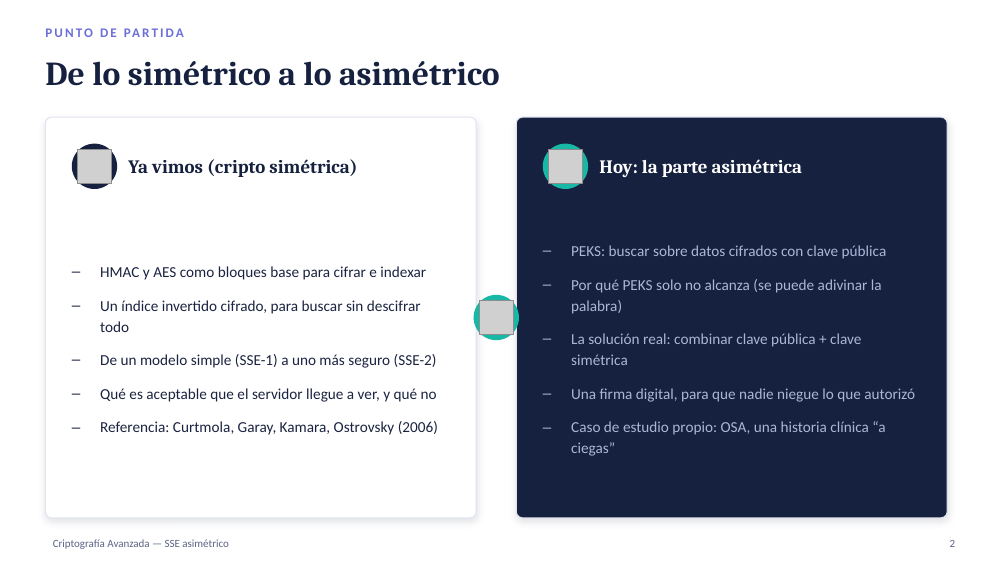
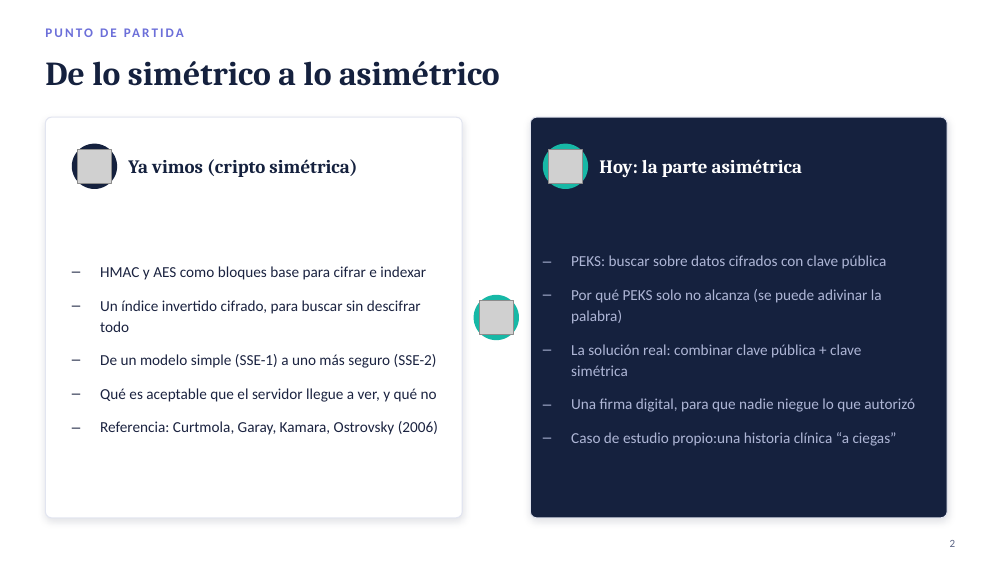
Before and after one commit to hernan2292/resumenes-maestria-en-ciberdefensa, a slide deck: slide 2 of Criptografia Avanzada/sse_cifrado_asimetrico.pptx. Drawn at 1008x567 pixels with LibreOffice and Linux fonts; fonts in the diff are those of the drawing; grey boxes stand for pictures. Boxes give left, top, right and bottom in pixels: in the first picture for what was removed or moved away, otherwise in the second. Text is boxed around its words. In the diff, an @@ line names an element or a change of style, - is before the commit and + after.

```diff
--- a/Criptografia Avanzada/sse_cifrado_asimetrico.pptx
+++ b/Criptografia Avanzada/sse_cifrado_asimetrico.pptx
@@ rounded rectangle resized from (x1=45, y1=117, x2=476, y2=518) to (x1=45, y1=117, x2=462, y2=518) @@
@@ rounded rectangle resized from (x1=516, y1=117, x2=948, y2=518) to (x1=530, y1=117, x2=948, y2=518) @@
@@ text at (x1=571, y1=432, x2=897, y2=446): text changed @@
-– Caso de estudio propio: OSA, una historia clínica “a ciegas”
+– Caso de estudio propio:una historia clínica “a ciegas”
@@ text removed at (x1=53, y1=539, x2=229, y2=549) @@
-Criptografía Avanzada — SSE asimétrico
```
Also in this commit, not shown: 10 other slides changed, 1 other file.
